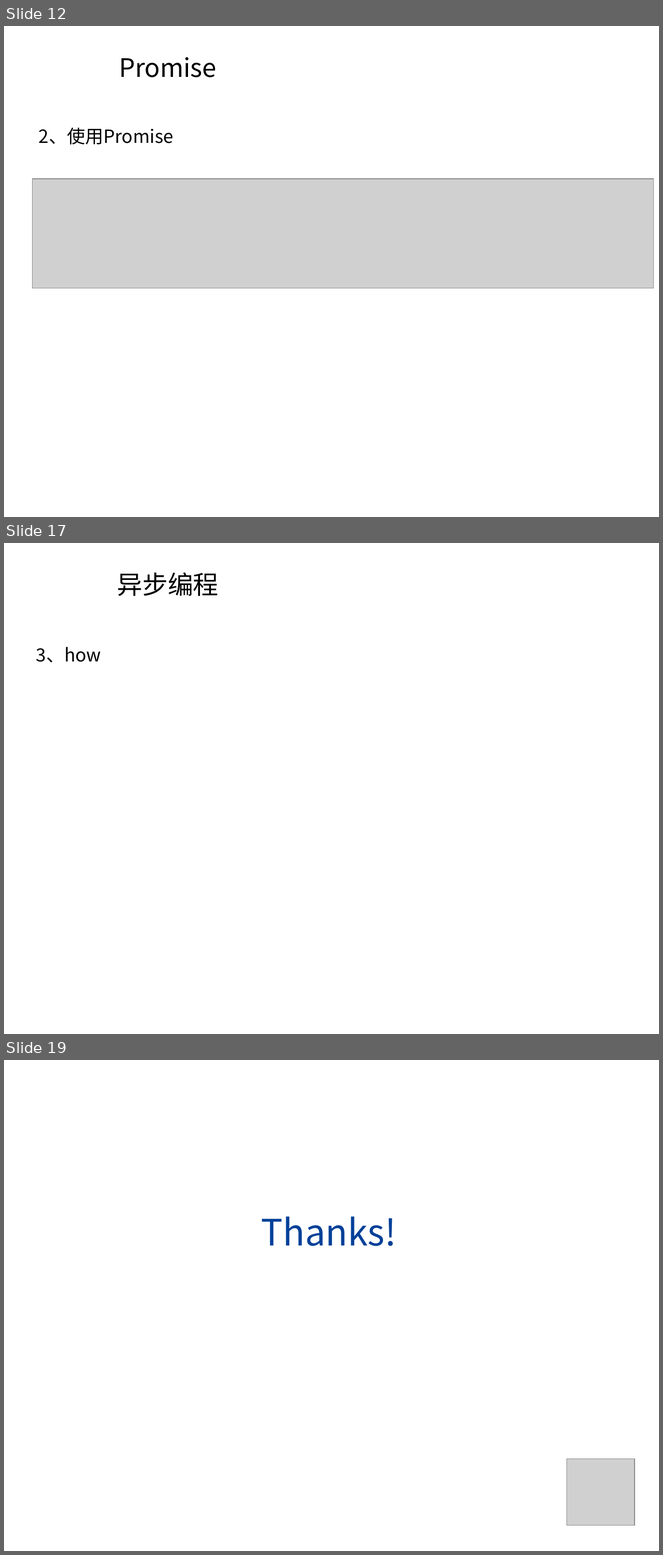
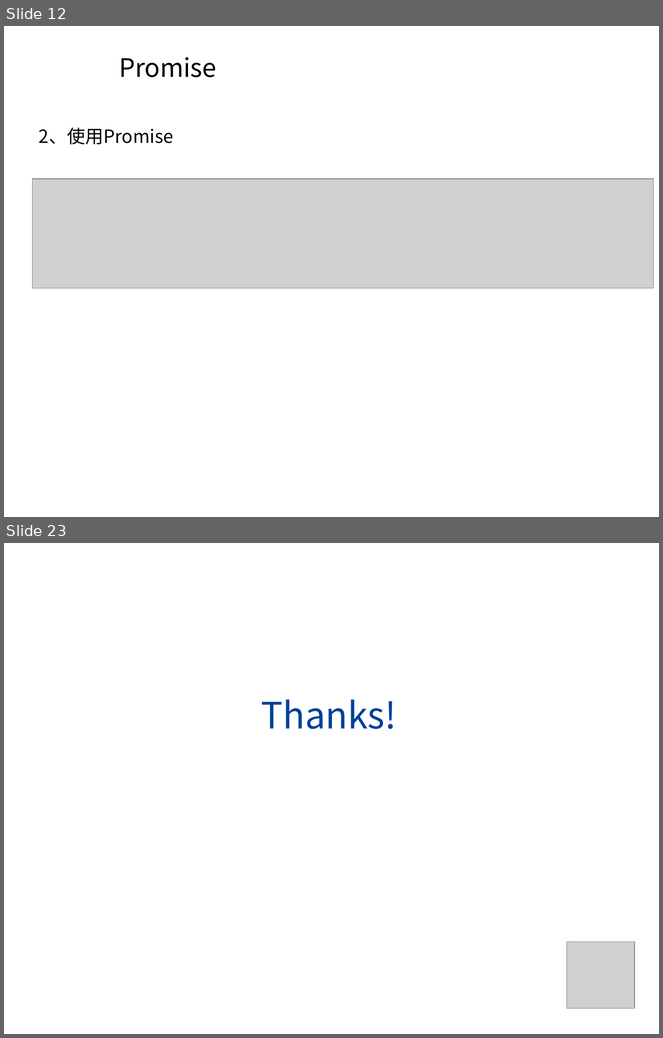
Before and after one commit to longamg/homework001, a slide deck: 0920-PPT/基于ES6的异步专题.pptx. Shown one above the other, each under a label of ours: slides 12, 17 and 19 before the commit, slides 12 and 23 after it; the slides between them are not shown. The pictures are 663x1555 and 663x1038 pixels, drawn with LibreOffice and Linux fonts; fonts in the diff are those of the drawing; grey boxes stand for pictures; background and template pictures are left out. Boxes give left, top, right and bottom in pixels: in the first picture for what was removed or moved away, otherwise in the second. Text is boxed around its words. In the diff, an @@ line names an element or a change of style, - is before the commit and + after.

```diff
--- a/0920-PPT/基于ES6的异步专题.pptx
+++ b/0920-PPT/基于ES6的异步专题.pptx
@@ slide 17 removed at box(4, 543, 659, 1034), background picture (left out) @@
@@ title removed at box(117, 572, 219, 596) @@
-异步编程
@@ text removed at box(36, 647, 101, 663) @@
-3、how
@@ what was slide 19 is now slide 23 @@
```
Also in this commit, not shown: 12 slides changed, 5 slides added, 10 other files.
